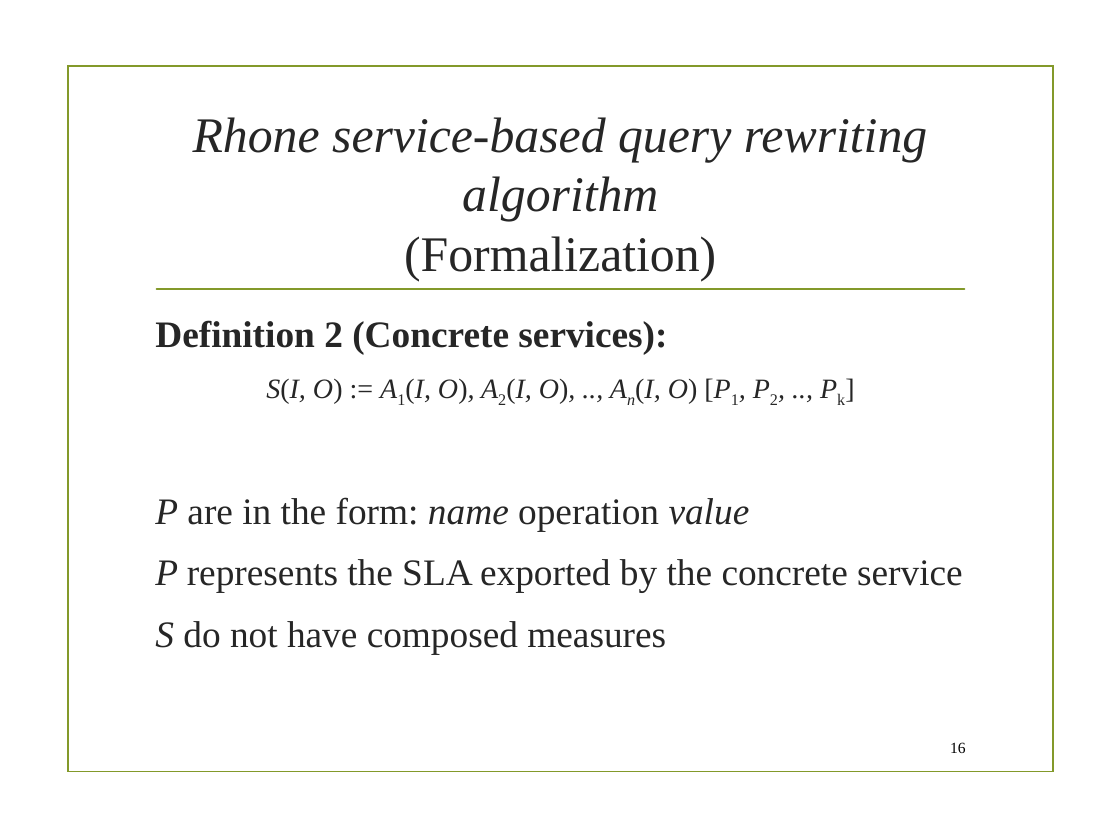
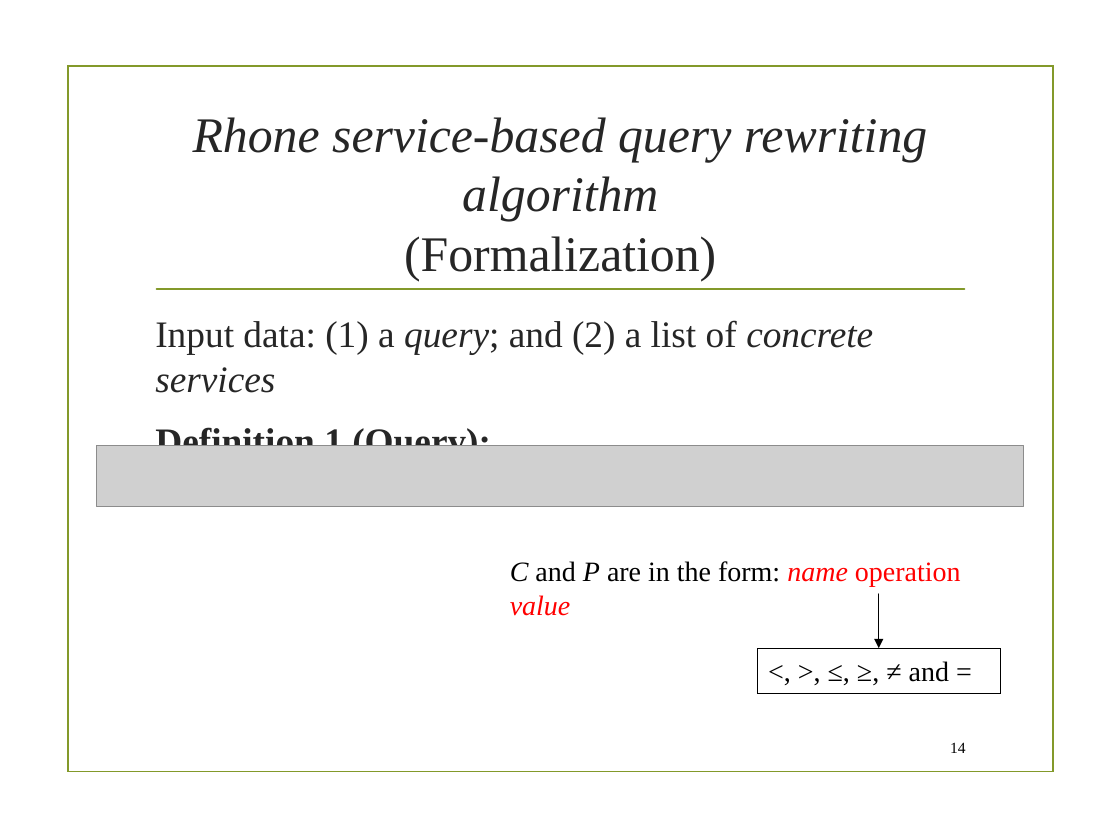
Before and after one commit to danielboni/DanielCarvalho-PhD, a slide deck: slide 14 of Presentations/Magellan/SI presentation 040216.pptx (slide 16 before the commit). Drawn at 1120x840 pixels with LibreOffice and Linux fonts; fonts in the diff are those of the drawing; grey boxes stand for pictures; background and template pictures are left out. Boxes give left, top, right and bottom in pixels: in the first picture for what was removed or moved away, otherwise in the second. Text is boxed around its words. In the diff, an @@ line names an element or a change of style, - is before the commit and + after.

```diff
--- a/Presentations/Magellan/SI presentation 040216.pptx
+++ b/Presentations/Magellan/SI presentation 040216.pptx
@@ text at [155, 320, 873, 446]: text changed @@
-Definition 2 (Concrete services):
-S(I, O) := A1(I, O), A2(I, O), .., An(I, O) [P1, P2, .., Pk]
-P are in the form: name operation value
-P represents the SLA exported by the concrete service
-S do not have composed measures
+Input data: (1) a query; and (2) a list of concrete services
+Definition 1 (Query):
@@ picture added at [96, 446, 1024, 507] @@
@@ text added at [510, 561, 961, 587], 18 pt, text #000000 @@
+C and P are in the form: name operation value
@@ arrow added from (879, 594) to (879, 648), #000000 0.75 pt @@
@@ rectangle added at [757, 648, 1000, 693], outline #000000 0.75 pt, 18 pt, text #000000 @@
+<, >, ≤, ≥, ≠ and =
@@ page number at [950, 742, 966, 753]: text changed @@
-16
+14
```
Also in this commit, not shown: 15 other slides changed, 4 slides added, 2 slides removed, 4 other files.
